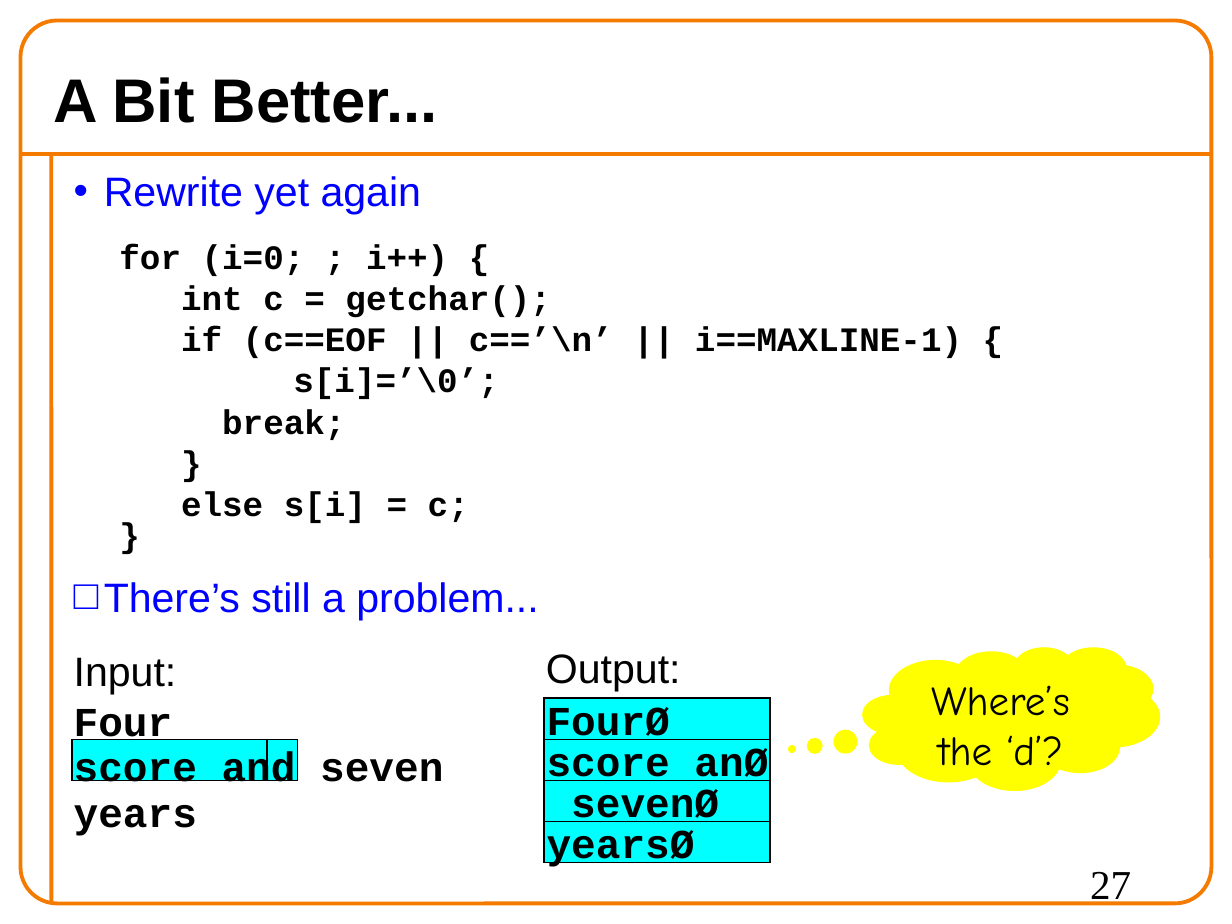
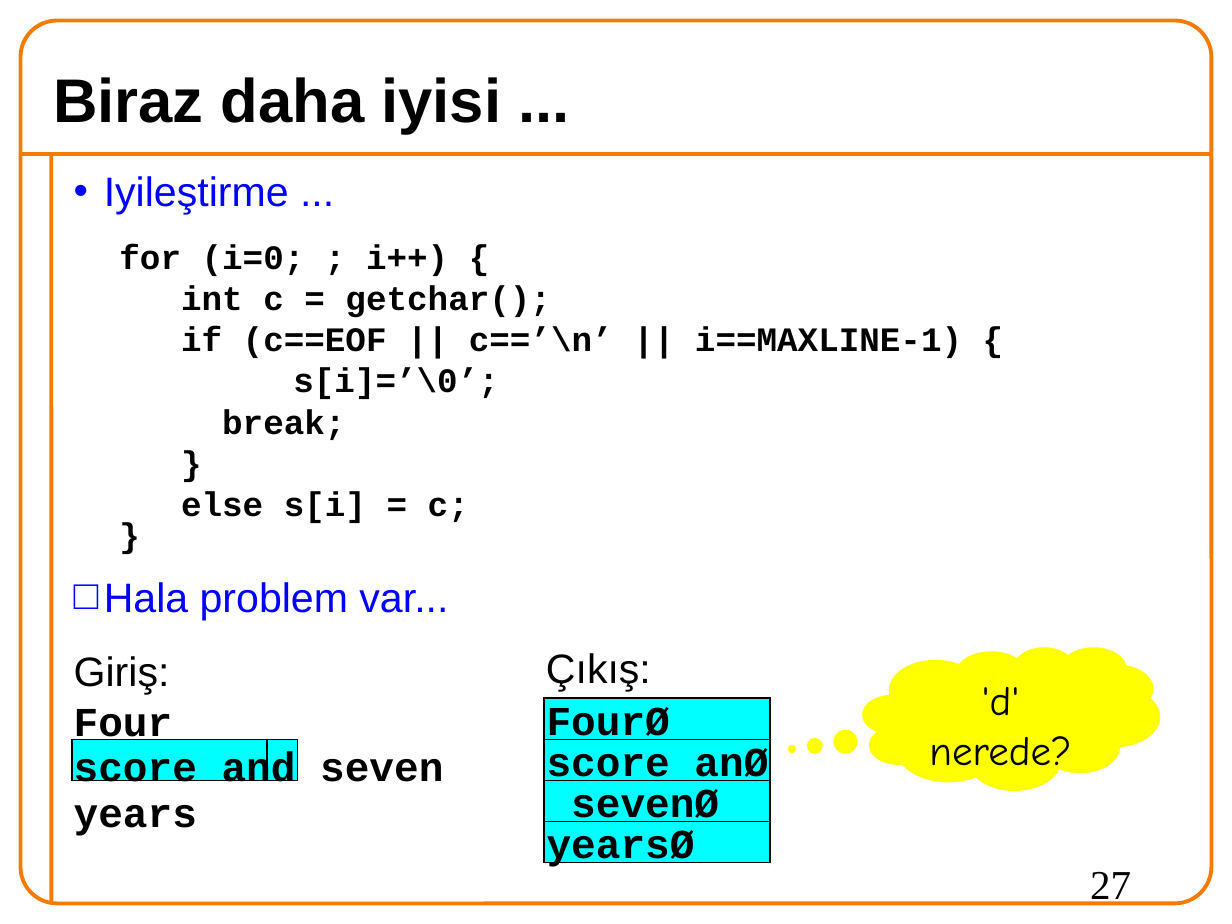
Before and after one commit to 19ceng/ceng201pro, a slide deck: slide 27 of 05test.odp. Drawn at 1232x924 pixels with LibreOffice and Linux fonts; fonts in the diff are those of the drawing; background and template pictures are left out. Boxes give left, top, right and bottom in pixels: in the first picture for what was removed or moved away, otherwise in the second. Text is boxed around its words. In the diff, an @@ line names an element or a change of style, - is before the commit and + after.

```diff
--- a/05test.odp
+++ b/05test.odp
@@ title at [53,77,502,133]: text changed @@
-A Bit Better...
+Biraz daha iyisi ...
@@ text at [104,176,289,214]: text changed @@
-• Rewrite yet again
+• Iyileştirme ...
@@ text at [74,582,448,695]: text changed @@
-□ There’s still a problem...
-Input:
+□ Hala problem var...
+Giriş:
@@ text at [546,653,651,692]: text changed @@
-Output:
+Çıkış:
@@ text in thought cloud at [929,687,1071,778]: text changed @@
-Where’s the ‘d’?
+'d' nerede?
```
Also in this commit, not shown: 3 other slides changed, 9 slides added, 9 slides removed.
